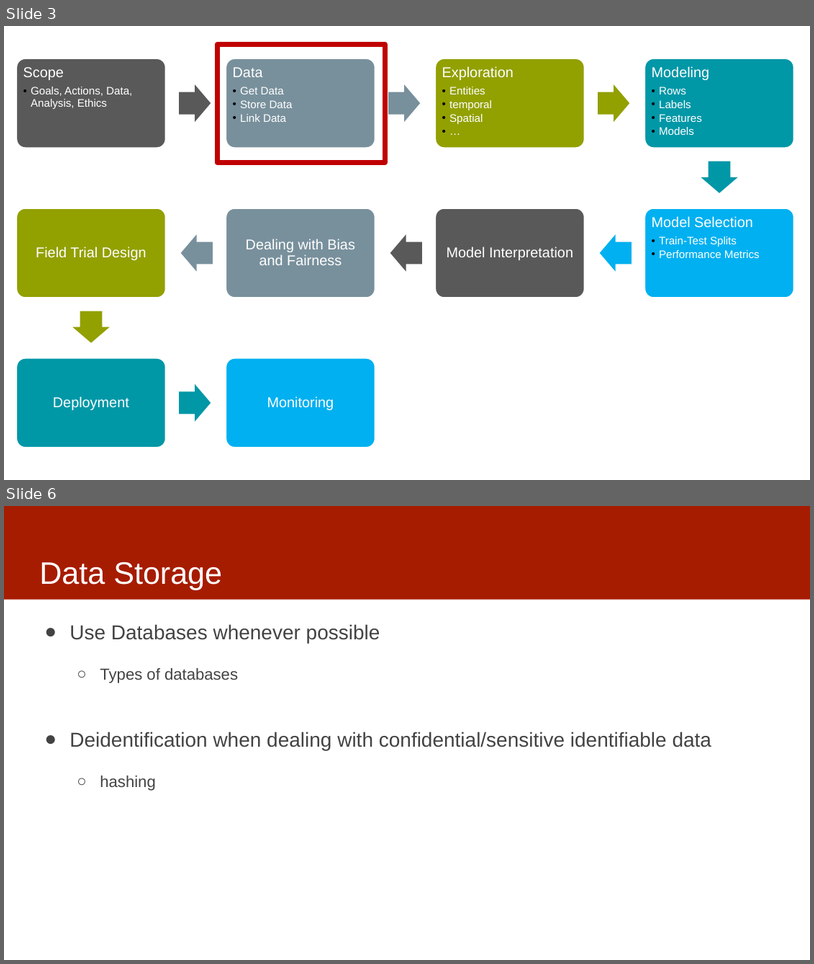
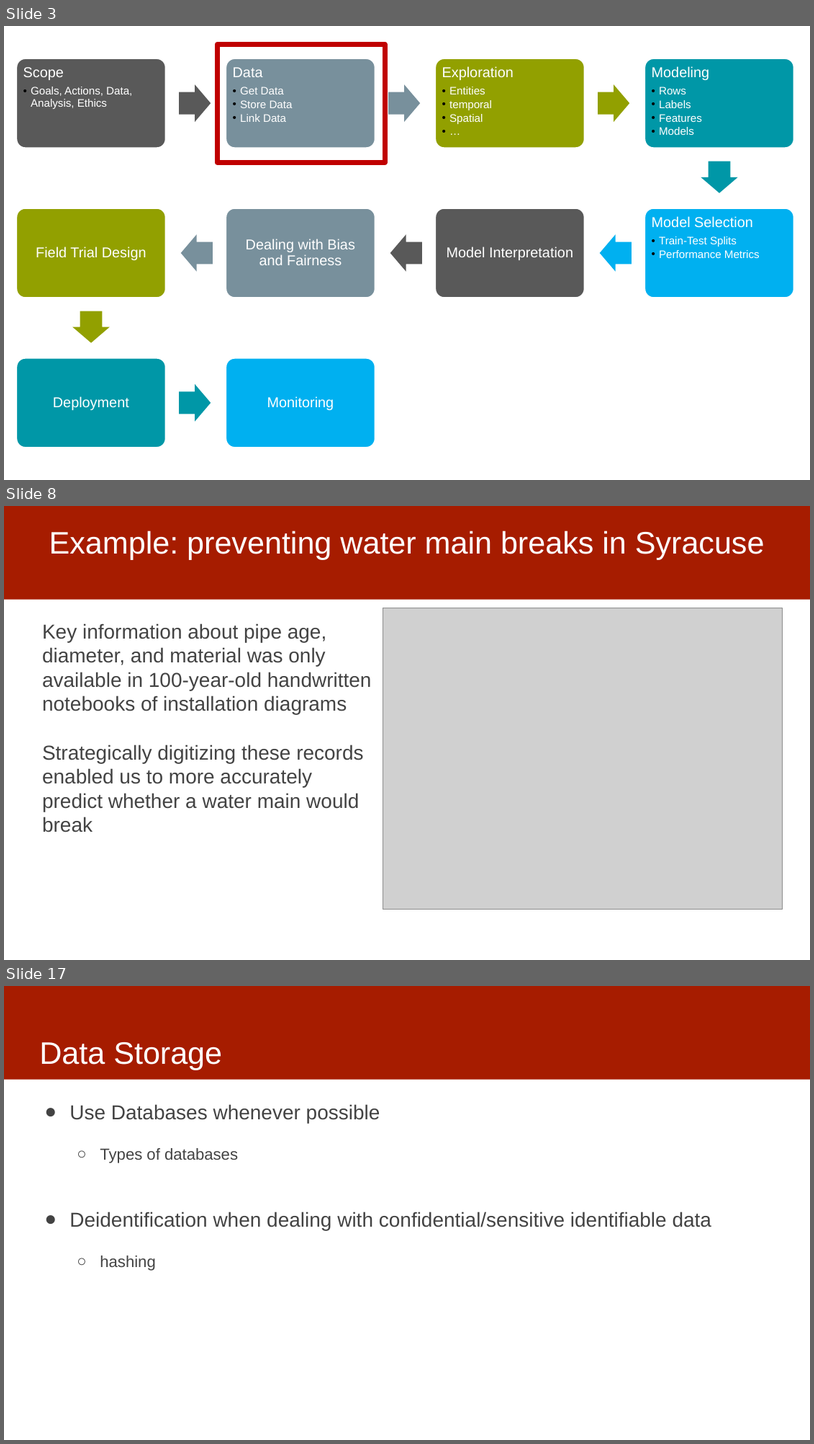
Before and after one commit to dssg/mlforpublicpolicylab, a slide deck: Lectures/04-data.pptx. Shown one above the other, each under a label of ours: slides 3 and 6 before the commit, slides 3, 8 and 17 after it; the slides between them are not shown. The pictures are 814x964 and 814x1444 pixels, drawn with LibreOffice and Linux fonts; fonts in the diff are those of the drawing; grey boxes stand for pictures. Boxes give left, top, right and bottom in pixels: in the first picture for what was removed or moved away, otherwise in the second. Text is boxed around its words. In the diff, an @@ line names an element or a change of style, - is before the commit and + after.

```diff
--- a/Lectures/04-data.pptx
+++ b/Lectures/04-data.pptx
@@ slide 8 added at <box>4,506,810,960</box>, background #FFFFFF; not listed: 1 template element that a slide beside it also shows @@
@@ title added at <box>49,530,765,559</box>, 37 pt, text #FFFFFF @@
+Example: preventing water main breaks in Syracuse
@@ picture added at <box>383,608,783,909</box> @@
@@ text added at <box>42,623,372,832</box>, 24 pt, text #434343 @@
+Key information about pipe age, diameter, and material was only available in 100-year-old handwritten notebooks of installation diagrams
+Strategically digitizing these records enabled us to more accurately predict whether a water main would break
@@ what was slide 6 is now slide 17 @@
```
Also in this commit, not shown: 2 slides changed, 11 other slides added.
